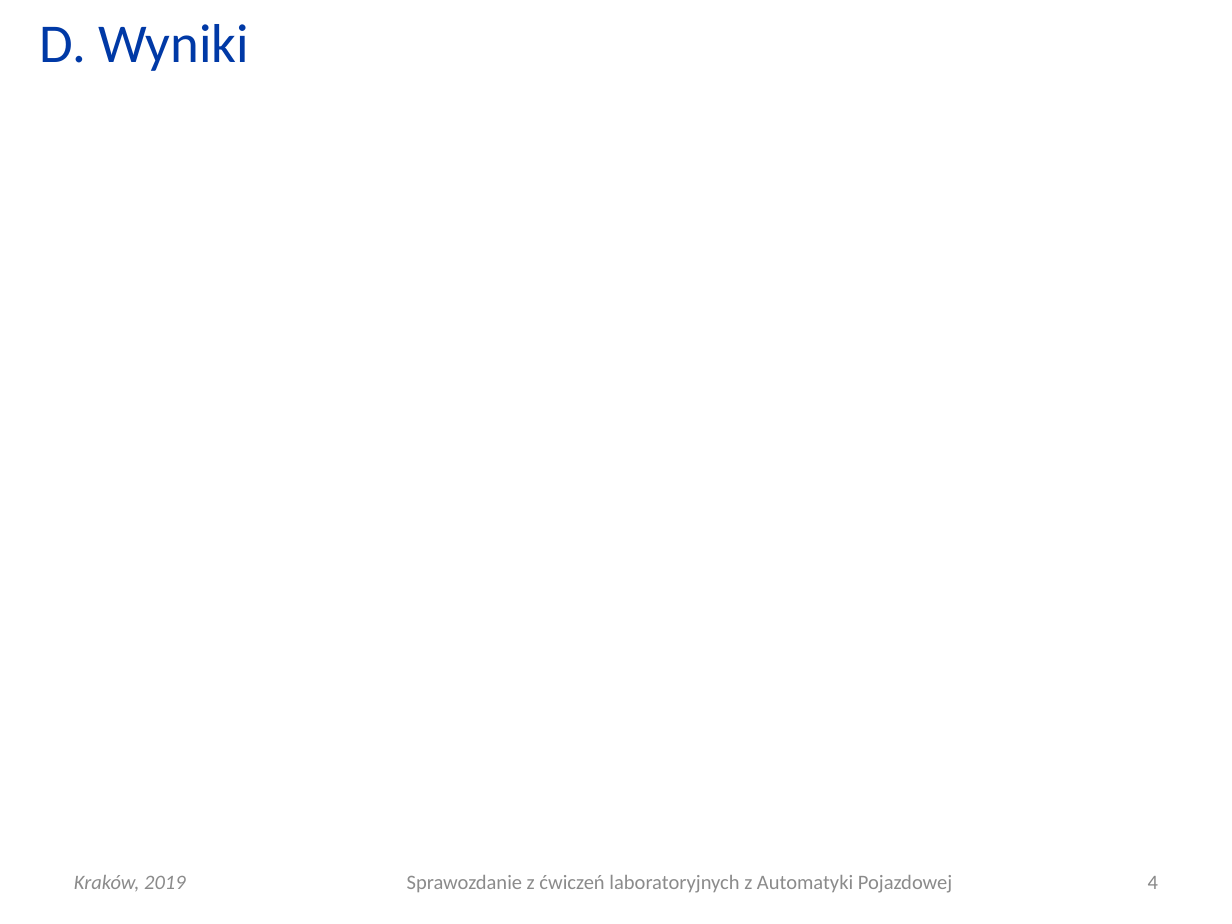
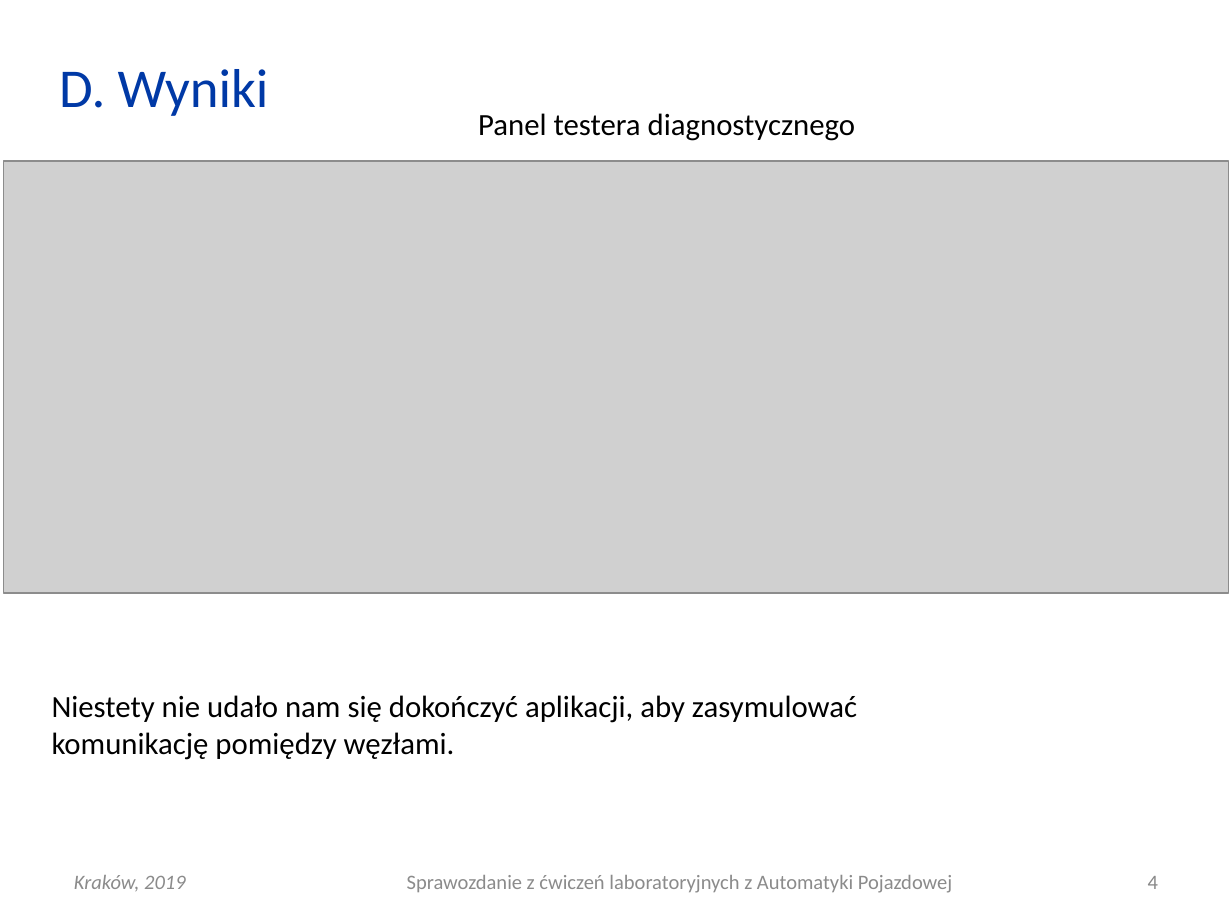
Before and after one commit to Katarzyna-W/AP, a slide deck: slide 4 of Lab12_OBD/AP_L11_20190529_0800_G01.pptx. Drawn at 1232x924 pixels with LibreOffice and Linux fonts; fonts in the diff are those of the drawing; grey boxes stand for pictures. Boxes give left, top, right and bottom in pixels: in the first picture for what was removed or moved away, otherwise in the second. Text is boxed around its words. In the diff, an @@ line names an element or a change of style, - is before the commit and + after.

```diff
--- a/Lab12_OBD/AP_L11_20190529_0800_G01.pptx
+++ b/Lab12_OBD/AP_L11_20190529_0800_G01.pptx
@@ title "D. Wyniki": place and size @@
-title "D. Wyniki" at box(40, 24, 249, 71)
+title "D. Wyniki" at box(59, 69, 269, 116)
@@ text added at box(478, 113, 856, 141), 18 pt, text #000000 @@
+Panel testera diagnostycznego
@@ picture added at box(4, 161, 1230, 594) @@
@@ text added at box(52, 695, 857, 760), 18 pt, text #000000 @@
+Niestety nie udało nam się dokończyć aplikacji, aby zasymulować komunikację pomiędzy węzłami.
```
Also in this commit, not shown: 3 other slides changed, 1 other file.
